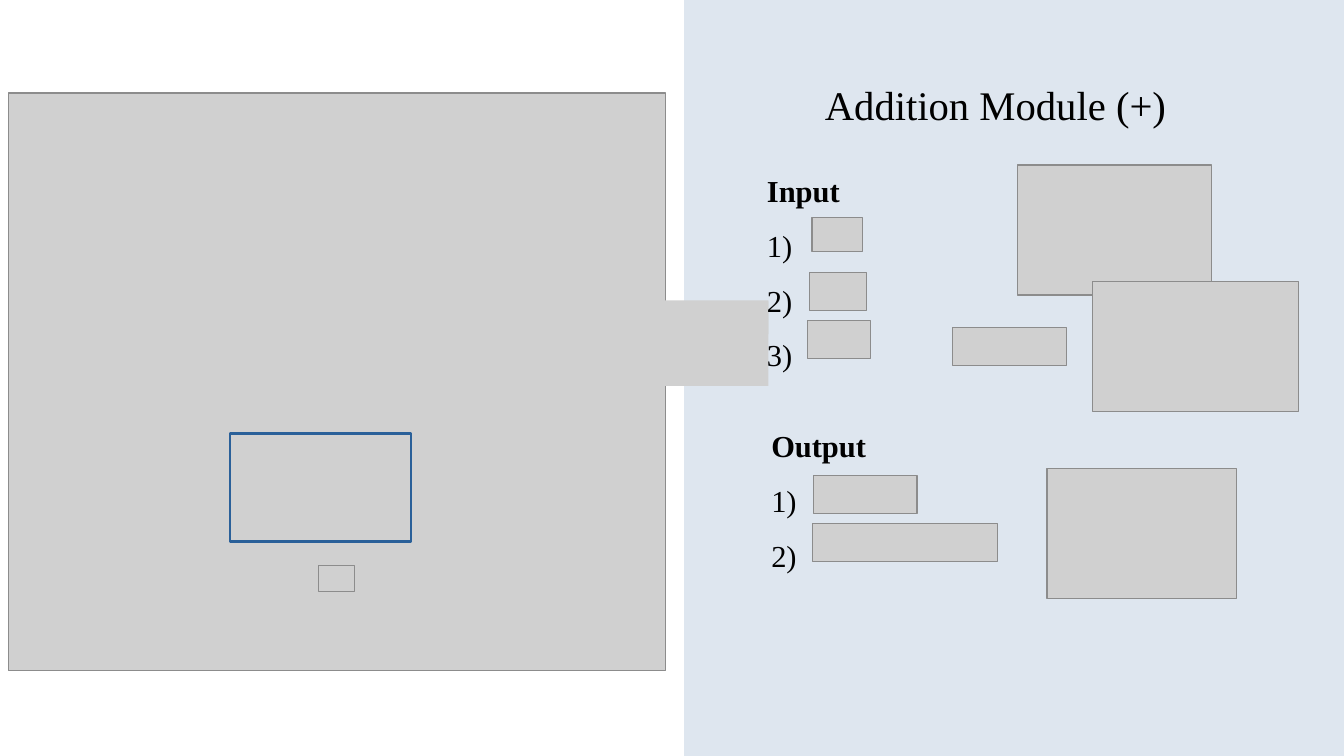
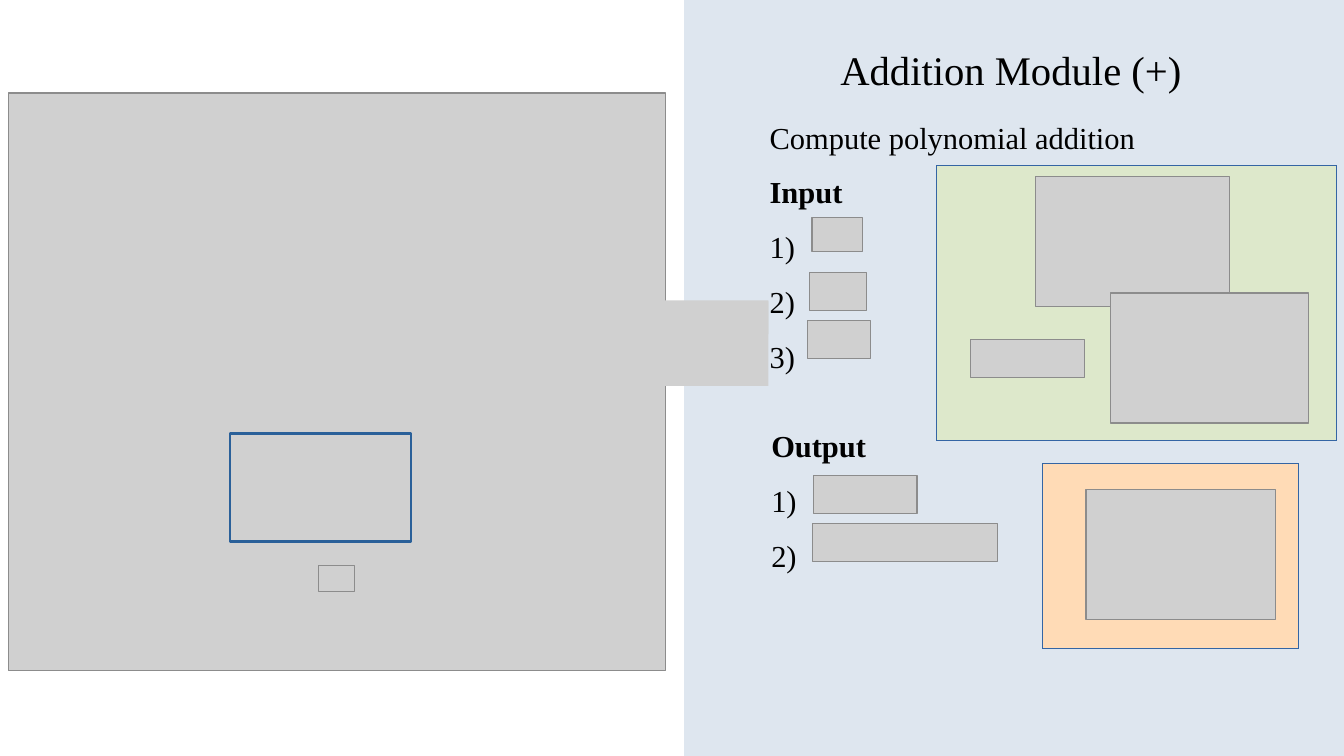
Before and after one commit to NitchayaninT/post-quantum-cryptography-accelerator, a slide deck: slide 14 of workspace/phil/purehardware.odp (slide 15 before the commit). Drawn at 1344x756 pixels with LibreOffice and Linux fonts; fonts in the diff are those of the drawing; grey boxes stand for pictures. Boxes give left, top, right and bottom in pixels: in the first picture for what was removed or moved away, otherwise in the second. Text is boxed around its words. In the diff, an @@ line names an element or a change of style, - is before the commit and + after.

```diff
--- a/workspace/phil/purehardware.odp
+++ b/workspace/phil/purehardware.odp
@@ text "Addition Module (+)": place and size @@
-text "Addition Module (+)" at bbox=[825, 91, 1105, 121]
+text "Addition Module (+)" at bbox=[840, 56, 1121, 86]
@@ text "Compute polynomial addition": place and size @@
-text "Compute polynomial addition" at bbox=[767, 182, 840, 208]
+text "Compute polynomial addition" at bbox=[770, 128, 1135, 210]
@@ text at bbox=[770, 128, 1135, 155]: paragraph added @@
+Compute polynomial addition
@@ rectangle added at bbox=[938, 165, 1338, 440], fill #DDE8CB, outline #3465A4 0 pt @@
@@ picture: place and size @@
-picture at bbox=[1017, 165, 1211, 295]
+picture at bbox=[1035, 177, 1229, 307]
@@ picture: place and size @@
-picture at bbox=[1093, 282, 1299, 412]
+picture at bbox=[1111, 293, 1309, 423]
@@ picture: place and size @@
-picture at bbox=[953, 328, 1067, 366]
+picture at bbox=[971, 339, 1085, 377]
@@ rectangle added at bbox=[1043, 463, 1300, 649], fill #FFDBB6, outline #3465A4 0 pt @@
@@ picture: place and size @@
-picture at bbox=[1048, 468, 1238, 599]
+picture at bbox=[1087, 489, 1277, 620]
```
Also in this commit, not shown: 6 other slides changed, 13 slides added, 2 slides removed, 1 other file.
